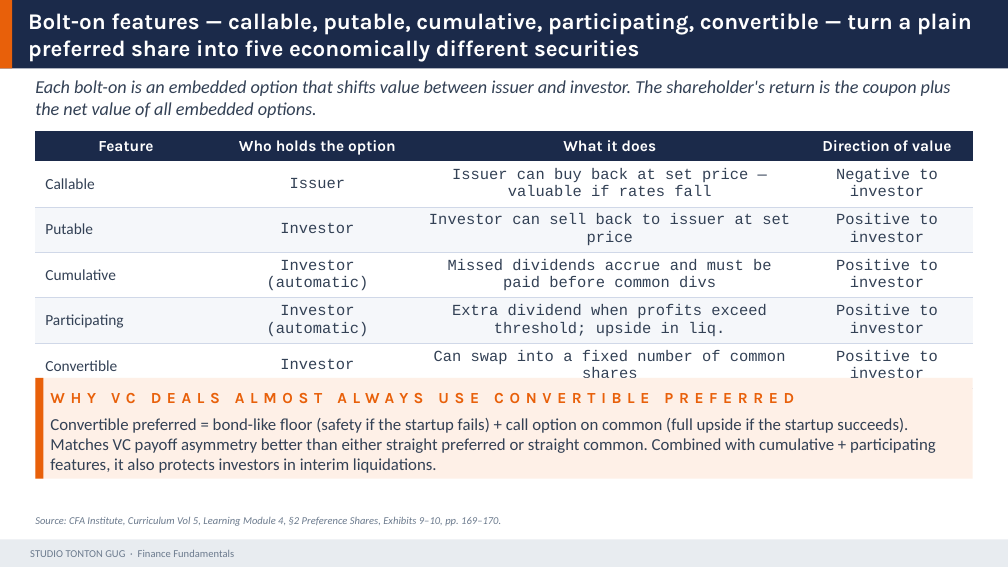
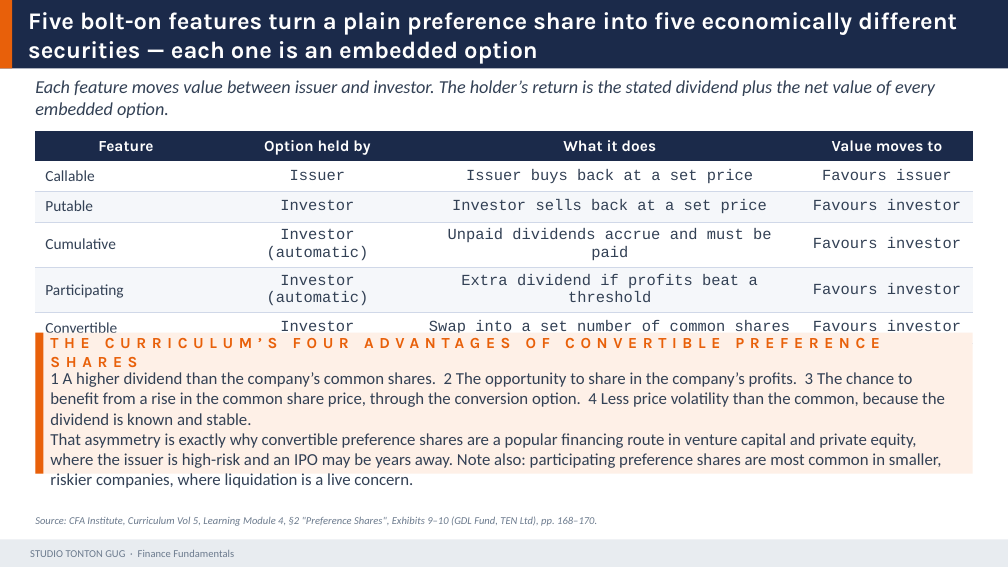
Before and after one commit to Gug4ever/Tonton_Gug_Studio, a slide deck: slide 28 of assets/finance/D11_Equity_I_Markets_Indices.pptx (slide 27 before the commit). Drawn at 1008x567 pixels with LibreOffice and Linux fonts; fonts in the diff are those of the drawing. Boxes give left, top, right and bottom in pixels: in the first picture for what was removed or moved away, otherwise in the second. Text is boxed around its words. In the diff, an @@ line names an element or a change of style, - is before the commit and + after.

```diff
--- a/assets/finance/D11_Equity_I_Markets_Indices.pptx
+++ b/assets/finance/D11_Equity_I_Markets_Indices.pptx
@@ text at [28,12,957,64]: text changed; size 16 to 17 pt @@
-Bolt-on features — callable, putable, cumulative, participating, convertible — turn a plain preferred share into five economically different securities
+Five bolt-on features turn a plain preference share into five economically different securities — each one is an embedded option
@@ text at [35,80,935,118]: text changed @@
-Each bolt-on is an embedded option that shifts value between issuer and investor. The shareholder's return is the coupon plus the net value of all embedded options.
+Each feature moves value between issuer and investor. The holder’s return is the stated dividend plus the net value of every embedded option.
@@ table at [35,131,973,337] @@
-row 1, column 2: Who holds the option
+row 1, column 2: Option held by
-row 1, column 4: Direction of value
+row 1, column 4: Value moves to
-row 2, column 3: Issuer can buy back at set price — valuable if rates fall
+row 2, column 3: Issuer buys back at a set price
-row 2, column 4: Negative to investor
+row 2, column 4: Favours issuer
-row 3, column 3: Investor can sell back to issuer at set price
+row 3, column 3: Investor sells back at a set price
-row 3, column 4: Positive to investor
+row 3, column 4: Favours investor
-row 4, column 3: Missed dividends accrue and must be paid before common divs
+row 4, column 3: Unpaid dividends accrue and must be paid
-row 4, column 4: Positive to investor
+row 4, column 4: Favours investor
-row 5, column 3: Extra dividend when profits exceed threshold; upside in liq.
+row 5, column 3: Extra dividend if profits beat a threshold
-row 5, column 4: Positive to investor
+row 5, column 4: Favours investor
-row 6, column 3: Can swap into a fixed number of common shares
+row 6, column 3: Swap into a set number of common shares
-row 6, column 4: Positive to investor
+row 6, column 4: Favours investor
@@ rectangle: place and size @@
-rectangle at [35,378,973,479]
+rectangle at [35,333,973,474]
@@ rectangle: place and size @@
-rectangle at [35,378,43,479]
+rectangle at [35,333,43,474]
@@ text at [50,338,880,367]: text changed @@
-WHY VC DEALS ALMOST ALWAYS USE CONVERTIBLE PREFERRED
+THE CURRICULUM’S FOUR ADVANTAGES OF CONVERTIBLE PREFERENCE SHARES
@@ text at [50,372,945,468]: text changed @@
-Convertible preferred = bond-like floor (safety if the startup fails) + call option on common (full upside if the startup succeeds). Matches VC payoff asymmetry better than either straight preferred or straight common. Combined with cumulative + participating features, it also protects investors in interim liquidations.
+1 A higher dividend than the company’s common shares. 2 The opportunity to share in the company’s profits. 3 The chance to benefit from a rise in the common share price, through the conversion option. 4 Less price volatility than the common, because the dividend is known and stable.
+That asymmetry is exactly why convertible preference shares are a popular financing route in venture capital and private equity, where the issuer is high-risk and an IPO may be years away. Note also: participating preference shares are most common in smaller, riskier companies, where liquidation is a live concern.
@@ text at [35,516,597,526]: text changed @@
-Source: CFA Institute, Curriculum Vol 5, Learning Module 4, §2 Preference Shares, Exhibits 9–10, pp. 169–170.
+Source: CFA Institute, Curriculum Vol 5, Learning Module 4, §2 "Preference Shares", Exhibits 9–10 (GDL Fund, TEN Ltd), pp. 168–170.
```
Also in this commit, not shown: 24 other slides changed, 3 slides added, 2 slides removed, 9 other files.
